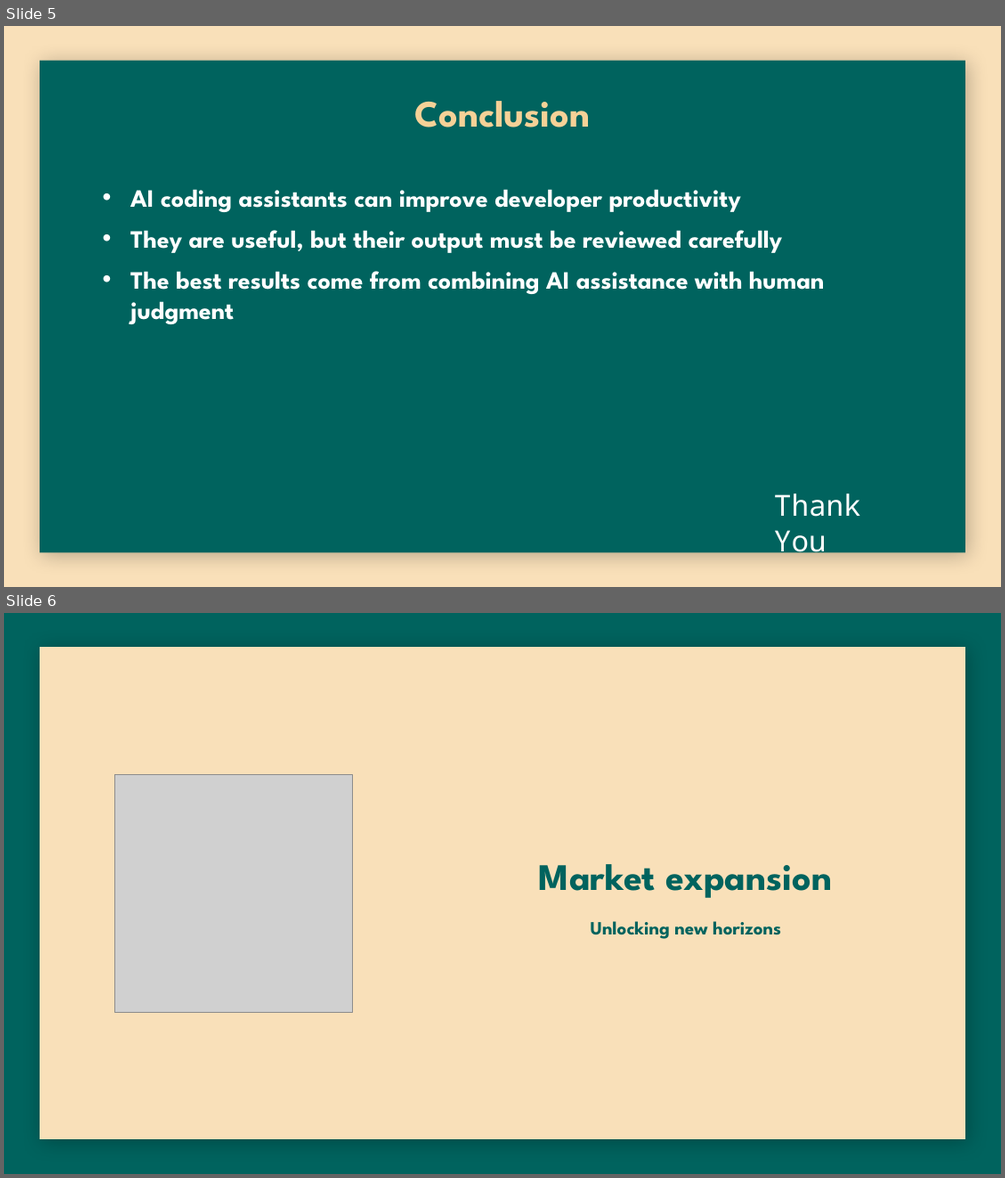
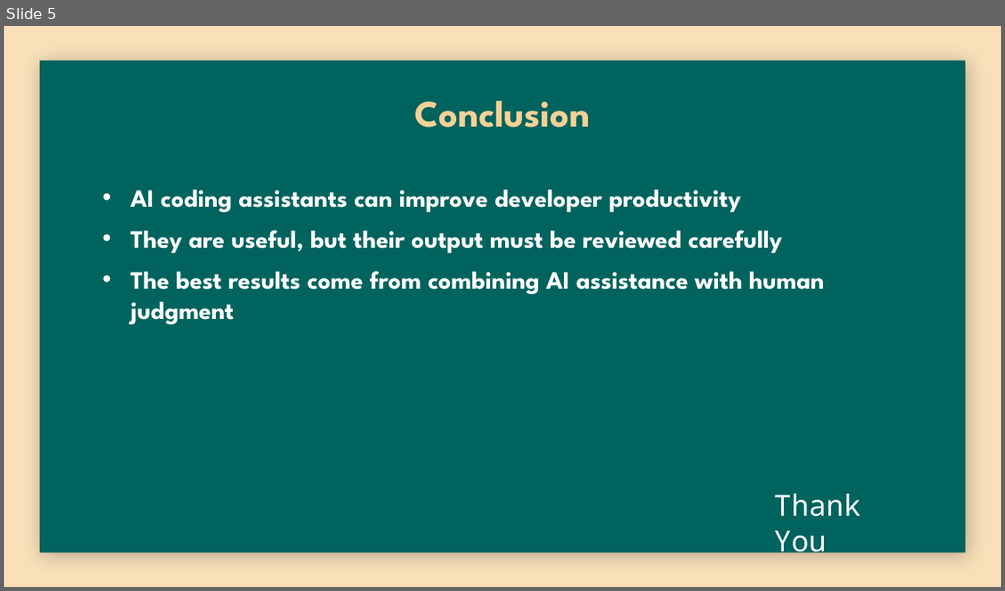
Before and after one commit to mrmohdjbr/ai-coding-assistants-project, a slide deck: How AI Coding Assistants Are Changing Software Development.pptx. Shown one above the other, each under a label of ours: slides 5 and 6 before the commit, slide 5 after it. The pictures are 1005x1178 and 1005x591 pixels, drawn with LibreOffice and Linux fonts; fonts in the diff are those of the drawing; grey boxes stand for pictures; background and template pictures are left out. Boxes give left, top, right and bottom in pixels: in the first picture for what was removed or moved away, otherwise in the second. Text is boxed around its words. In the diff, an @@ line names an element or a change of style, - is before the commit and + after.

```diff
--- a/How AI Coding Assistants Are Changing Software Development.pptx
+++ b/How AI Coding Assistants Are Changing Software Development.pptx
@@ slide 6 removed at (4,613,1001,1174), background #00635D @@
@@ rectangle removed at (40,647,966,1139) @@
@@ picture removed at (114,774,353,1013) @@
@@ title removed at (539,864,832,898) @@
-Market expansion
@@ text removed at (591,921,781,939) @@
-Unlocking new horizons
```
Also in this commit, not shown: 9 other slides removed.
